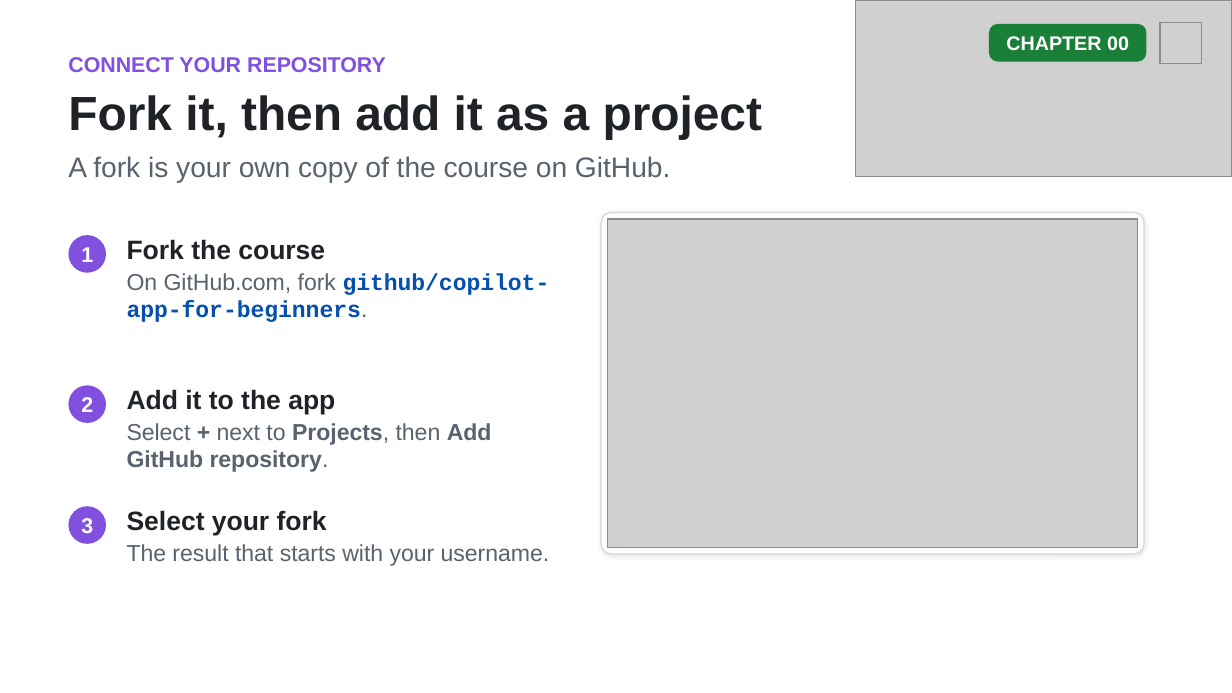
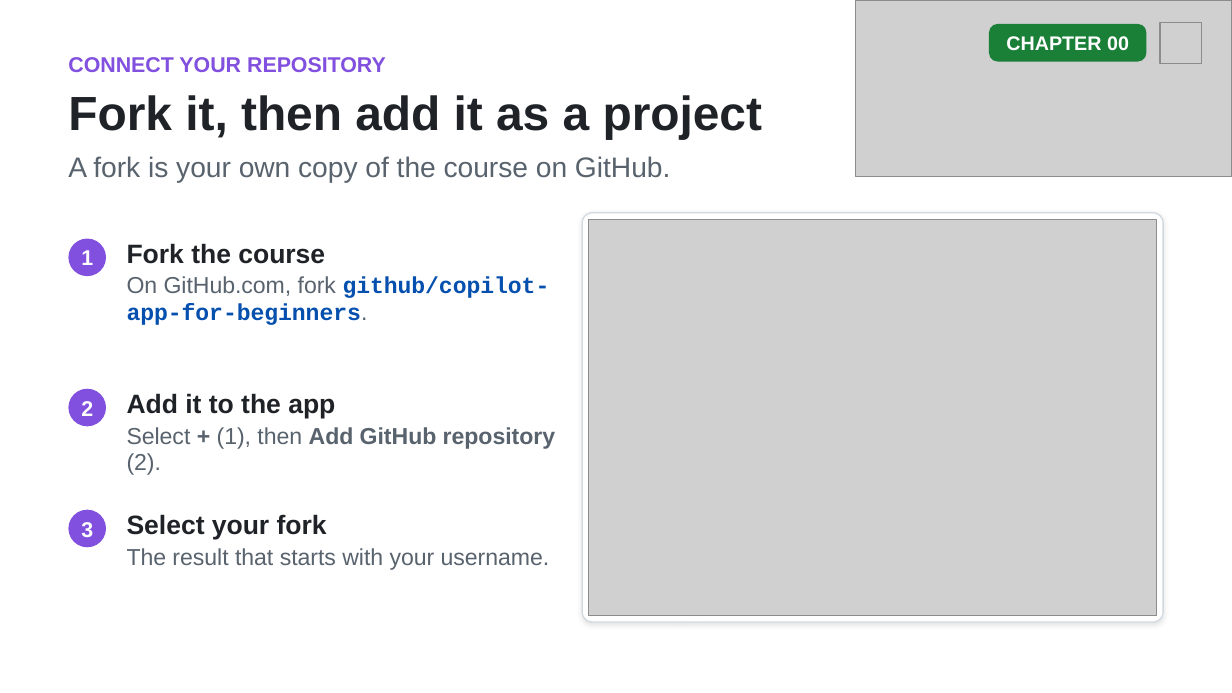
Before and after one commit to github/copilot-app-for-beginners, a slide deck: slide 8 of slides/00-setup.pptx. Drawn at 1232x693 pixels with LibreOffice and Linux fonts; fonts in the diff are those of the drawing; grey boxes stand for pictures. Boxes give left, top, right and bottom in pixels: in the first picture for what was removed or moved away, otherwise in the second. Text is boxed around its words. In the diff, an @@ line names an element or a change of style, - is before the commit and + after.

```diff
--- a/slides/00-setup.pptx
+++ b/slides/00-setup.pptx
@@ rounded rectangle: place and size @@
-rounded rectangle at bbox=[601, 213, 1145, 554]
+rounded rectangle at bbox=[583, 213, 1164, 622]
@@ rounded rectangle at bbox=[583, 213, 1164, 622]: proportions changed @@
@@ picture: place and size @@
-picture at bbox=[607, 219, 1137, 548]
+picture at bbox=[589, 219, 1157, 616]
@@ 5 texts, 3 rounded rectangles: place and size @@
-5 texts, 3 rounded rectangles at bbox=[69, 235, 550, 566]
+5 texts, 3 rounded rectangles at bbox=[69, 239, 550, 570]
@@ text "2": place and size @@
-text "2" at bbox=[81, 397, 93, 412]
+text "2" at bbox=[81, 401, 93, 416]
@@ text at bbox=[127, 427, 555, 475]: text changed @@
-Select + next to Projects, then Add GitHub repository.
+Select + (1), then Add GitHub repository (2).
```
